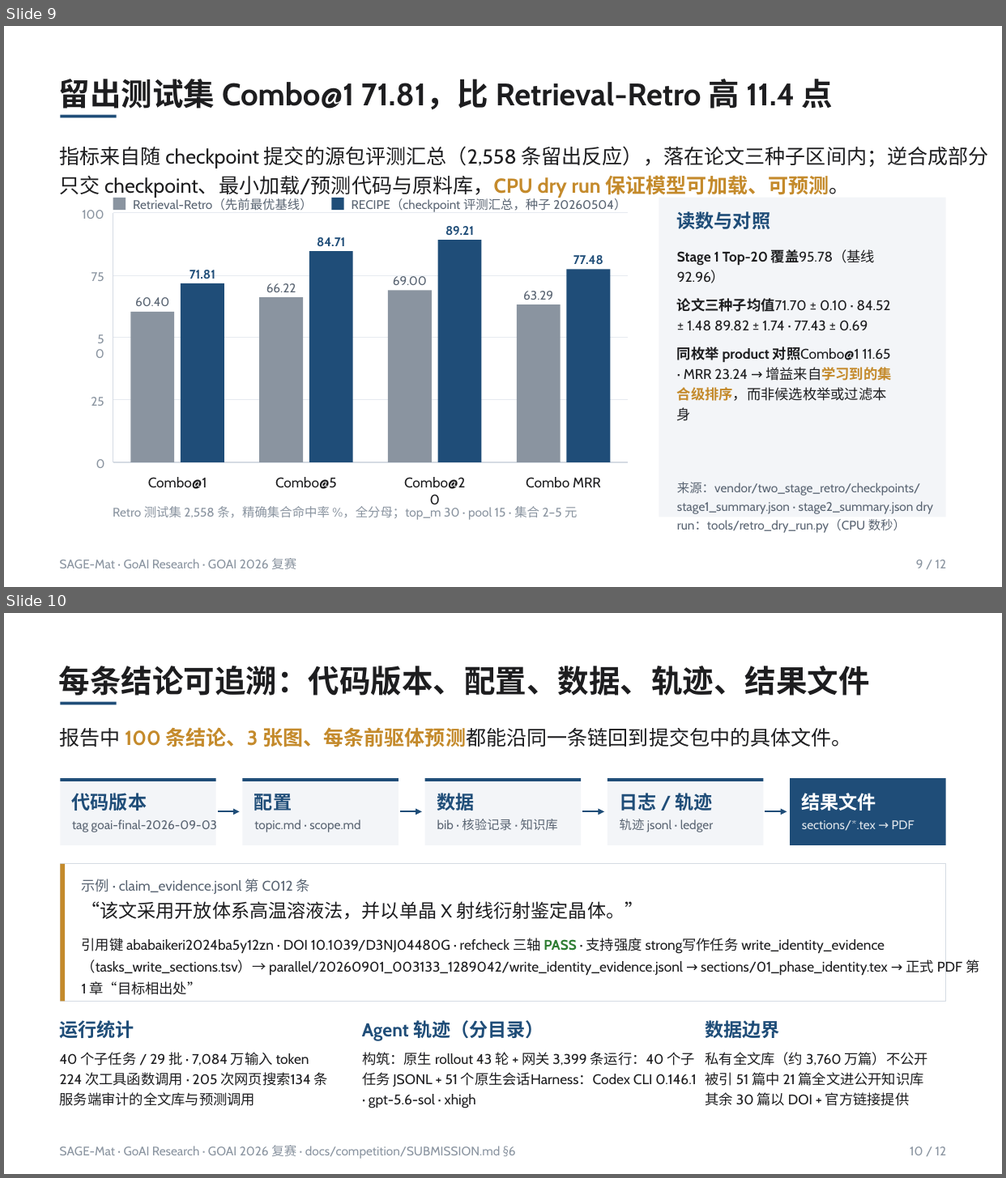
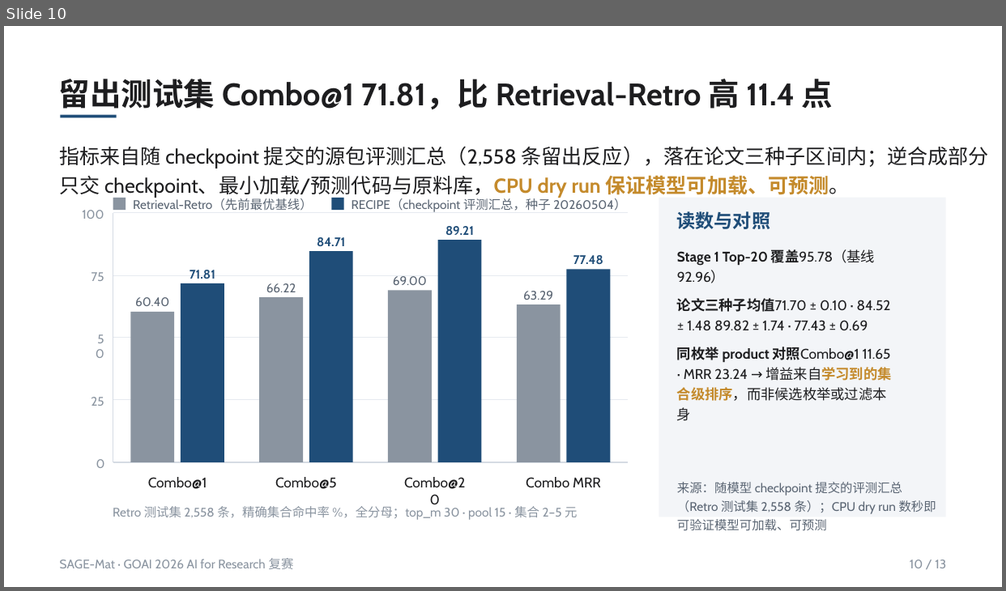
Before and after one commit to asimfish/goai_research, a slide deck: submission/goai_final/deck/SAGE-Mat_复赛方案说明.pptx. Shown one above the other, each under a label of ours: slides 9 and 10 before the commit, slide 10 after it. The pictures are 1006x1178 and 1006x591 pixels, drawn with LibreOffice and Linux fonts; fonts in the diff are those of the drawing. Boxes give left, top, right and bottom in pixels: in the first picture for what was removed or moved away, otherwise in the second. Text is boxed around its words. In the diff, an @@ line names an element or a change of style, - is before the commit and + after.

```diff
--- a/submission/goai_final/deck/SAGE-Mat_复赛方案说明.pptx
+++ b/submission/goai_final/deck/SAGE-Mat_复赛方案说明.pptx
@@ slide 10 removed at box(4, 613, 1002, 1174), background #FFFFFF @@
@@ text removed at box(59, 666, 870, 696) @@
-每条结论可追溯：代码版本、配置、数据、轨迹、结果文件
@@ rectangle removed at box(60, 702, 117, 705) @@
@@ text removed at box(59, 727, 852, 747) @@
-报告中 100 条结论、3 张图、每条前驱体预测都能沿同一条链回到提交包中的具体文件。
@@ group removed at box(60, 778, 946, 845): 10 texts, 9 rectangles, 4 arrows @@
-代码版本
-tag goai-final-2026-09-03
-配置
-topic.md · scope.md
-数据
-bib · 核验记录 · 知识库
-日志 / 轨迹
-轨迹 jsonl · ledger
-结果文件
-sections/*.tex → PDF
@@ group removed at box(60, 864, 979, 1001): 3 texts, 2 rectangles @@
-示例 · claim_evidence.jsonl 第 C012 条
-“该文采用开放体系高温溶液法，并以单晶 X 射线衍射鉴定晶体。”
-引用键 ababaikeri2024ba5y12zn · DOI 10.1039/D3NJ04480G · refcheck 三轴 PASS · 支持强度 strong写作任务 write_identity_evidence（tasks_write_sections.tsv）→ parallel/20260901_003133_1289042/write_identity_evidence.jsonl → sections/01_phase_identity.tex → 正式 PDF 第 1 章“目标相出处”
@@ text removed at box(59, 1020, 134, 1038) @@
-运行统计
@@ text removed at box(362, 1020, 544, 1041) @@
-Agent 轨迹（分目录）
@@ text removed at box(705, 1020, 779, 1038) @@
-数据边界
@@ text removed at box(60, 1052, 328, 1106) @@
-40 个子任务 / 29 批 · 7,084 万输入 token 224 次工具函数调用 · 205 次网页搜索134 条服务端审计的全文库与预测调用
@@ text removed at box(362, 1052, 696, 1109) @@
-构筑：原生 rollout 43 轮 + 网关 3,399 条运行：40 个子任务 JSONL + 51 个原生会话Harness：Codex CLI 0.146.1 · gpt-5.6-sol · xhigh
@@ text removed at box(705, 1052, 928, 1106) @@
-私有全文库（约 3,760 万篇）不公开被引 51 篇中 21 篇全文进公开知识库其余 30 篇以 DOI + 官方链接提供
@@ text removed at box(60, 1145, 516, 1159) @@
-SAGE-Mat · GoAI Research · GOAI 2026 复赛 · docs/competition/SUBMISSION.md §6
@@ text removed at box(910, 1147, 947, 1156) @@
-10 / 12
@@ what was slide 9 is now slide 10 @@
@@ slide 10 changed as well @@
@@ text at box(677, 482, 936, 531): text changed @@
-来源：vendor/two_stage_retro/checkpoints/ stage1_summary.json · stage2_summary.json dry run：tools/retro_dry_run.py（CPU 数秒）
+来源：随模型 checkpoint 提交的评测汇总（Retro 测试集 2,558 条）；CPU dry run 数秒即可验证模型可加载、可预测
@@ text at box(60, 558, 294, 570): text changed @@
-SAGE-Mat · GoAI Research · GOAI 2026 复赛
+SAGE-Mat · GOAI 2026 AI for Research 复赛
@@ text at box(910, 560, 946, 569): text changed @@
-9 / 12
+10 / 13
```
Also in this commit, not shown: 8 other slides changed, 4 slides added, 2 other slides removed, 41 other files.
